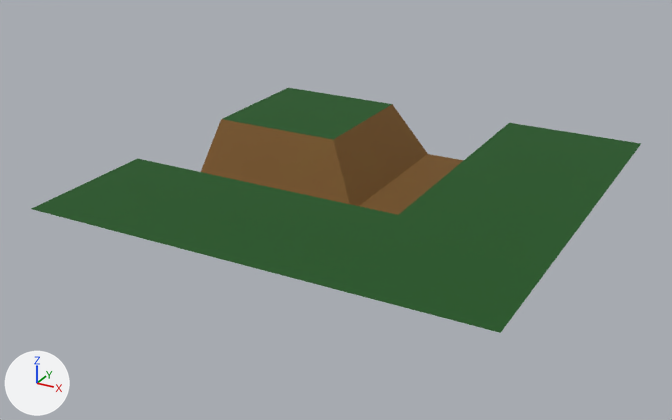
Before and after pictures for a commit that changed the glTF model dist/assets/models/trench3.glb.
Rendered twice from a 50 mm camera at (1.76, -3.44, 1.52) aimed at (-0.09, -0.07, -0.17). The lights are fixed; the arrows at lower left show +X, +Y and +Z. Vertices at the same position are counted once.

The scene before the commit, as lines of its bpy script (objects in view):
```python
me_cube_008 = bpy.data.meshes.new('Cube.008')
me_cube_008.from_pydata(...)  # 24 vertices, 30 faces; spans x -1.0..1.0, y -1.0..1.0, z -0.25..0.0
me_cube_008.materials.append(mat_trench)  # picture img_ground
ob_trench3 = bpy.data.objects.new('Trench3', me_cube_008)
ob_trench3.location = (0.0, 0.0, 0.0)
```
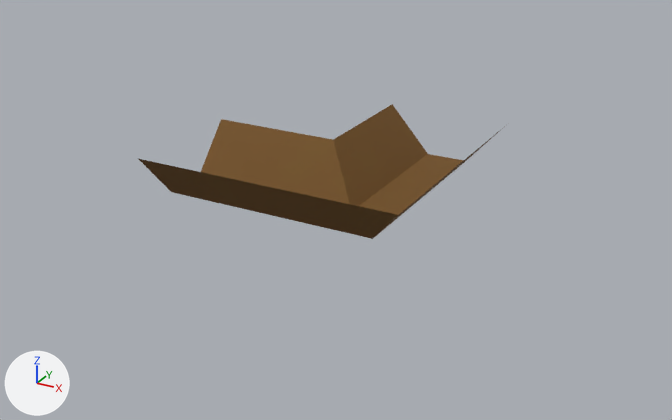
What differs and where, as boxes [x1, y1, x2, y2] in the pictures (672 x 420 px):
'Trench3', reshaped (40% narrower, 45% shorter): before [31, 88, 641, 333]; after [139, 104, 504, 239]
part 1 of me_cube_008, deleted (green): before [31, 88, 641, 333]

The change, as a diff of the scene's bpy script:
```diff
--- a/dist/assets/models/trench3.glb.py
+++ b/dist/assets/models/trench3.glb.py
@@ me_cube_008 @@
 # used by ob_trench3; location = (0.0, 0.0, 0.0)
-me_cube_008.from_pydata(...)  # 24 vertices, 30 faces; spans x -1.0..1.0, y -1.0..1.0, z -0.25..0.0
+me_cube_008.from_pydata(...)  # 16 vertices, 18 faces; spans x -1.0..0.33, y -0.33..1.0, z -0.25..0.0
+# me_cube_008 part 1
+# 8 vertices are removed from x -1.0..1.0, y -1.0..1.0, z 0.0
+# 12 faces are deleted
 me_cube_008.materials.append(mat_trench)
```
